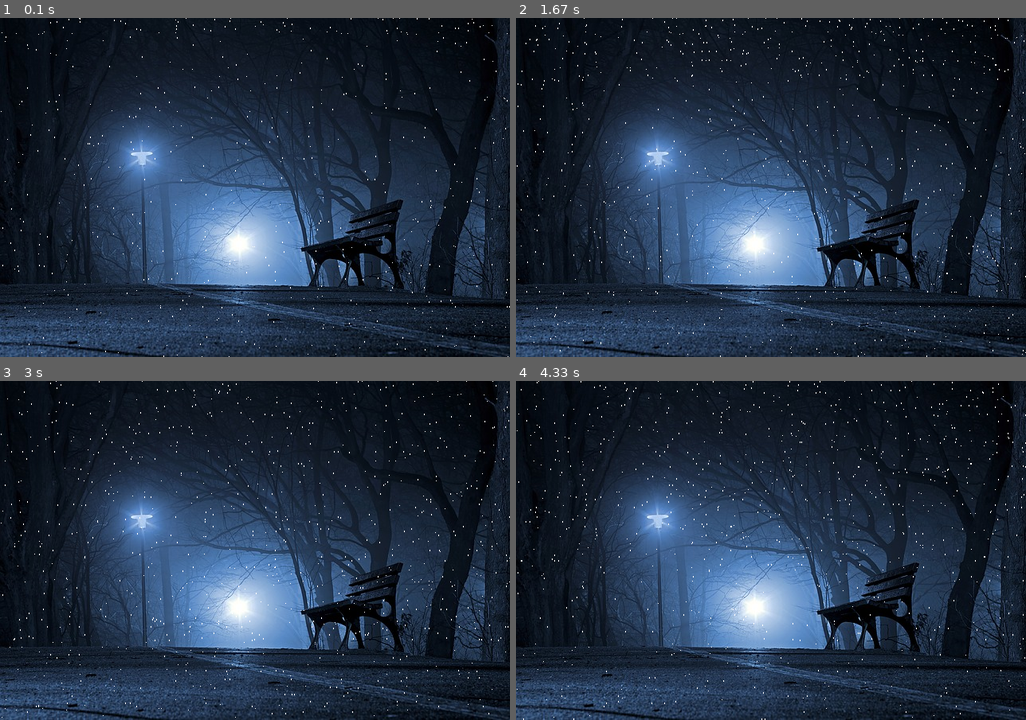
Above: before the commit, frames 1-4 (two rows, left to right).
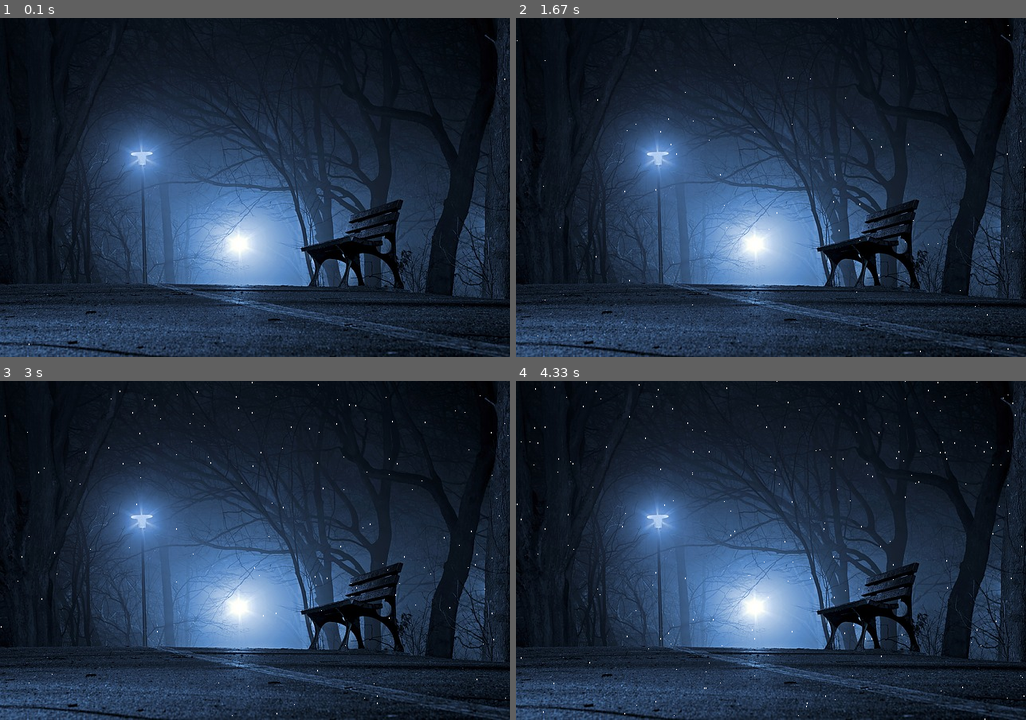
Above: after the commit, the same moments.

Repository: 01one/Learn-Pygame-With-Me
Game: pygame game, started from 3. growing up/34.rainfall_using_pygame.py
Two runs of this game, one before a commit and one after it. Both use one fixed random seed, a clock stepped at 60 frames per second and the inputs below.
Inputs:
- Up to frame 1 (0.1 s): no input
- Up to frame 2 (1.67 s): no input
- Up to frame 3 (3 s): no input
- Up to frame 4 (4.33 s): no input

The runs differ from the first frame. In frame 1, 0.3% of the frame differs, in the area x 0-100%, y 0-100%; in frame 2, 0.5%; in frame 3, 0.6%; in frame 4, 0.6%.

Commit message:
Update 34.rainfall_using_pygame.py

Diff:
--- a/3. growing up/34.rainfall_using_pygame.py
+++ b/3. growing up/34.rainfall_using_pygame.py
@@ -24,7 +24,7 @@
 
 		else:
 			self.y=10+self.y*1.03
-
+n=1
 Rain=[Rainfall() for i in range(1000)]
 game_running=True
 while game_running:
@@ -34,7 +34,11 @@
 			pygame.quit()
 			sys.exit()
 	screen.blit(image,(0,0))
-	for i in range(len(Rain)):
+
+
+	for i in range(n):
 		Rain[i].show()
 		Rain[i].update()
+	if n+1<1000:
+		n+=1
 	pygame.display.update()
